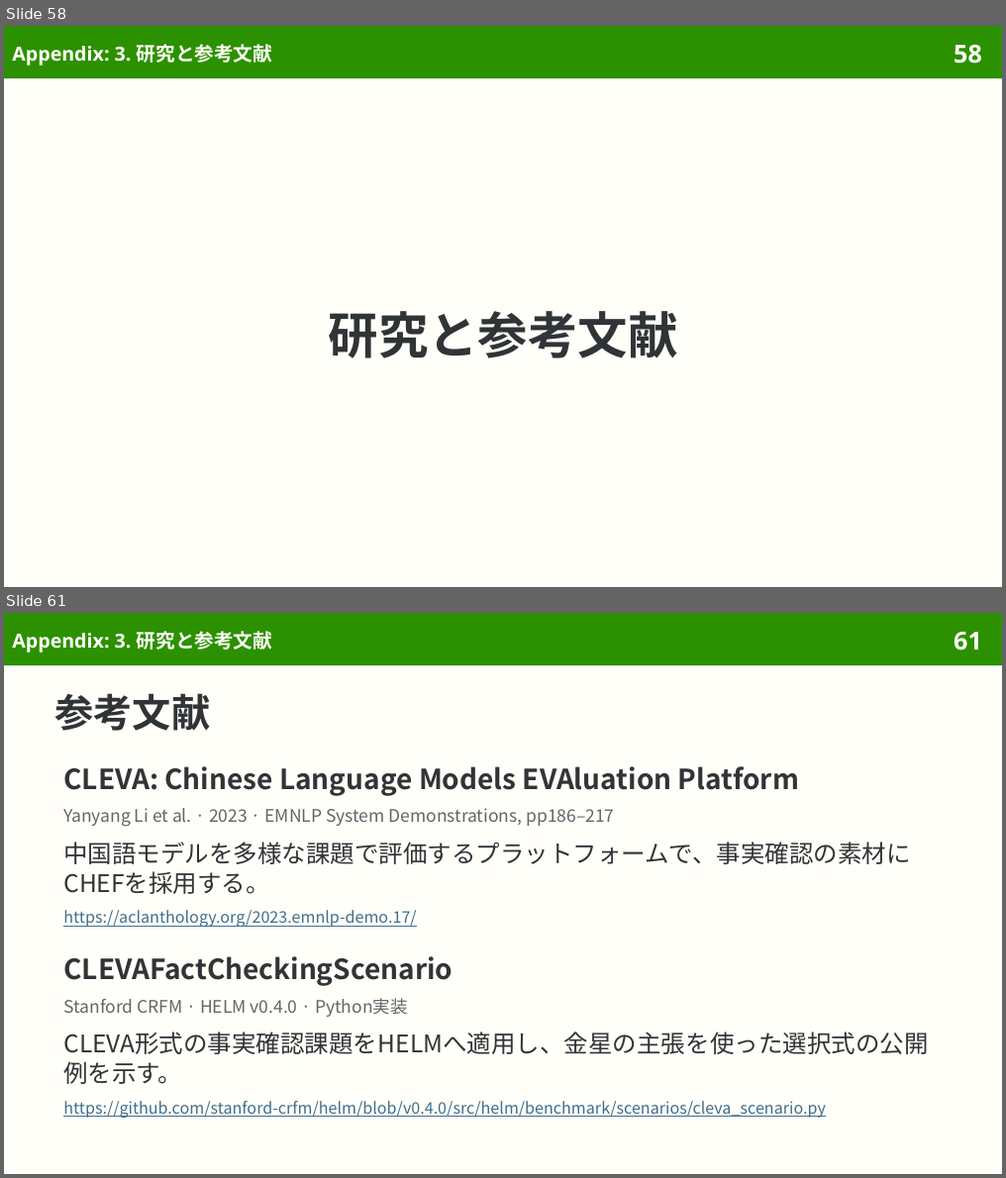
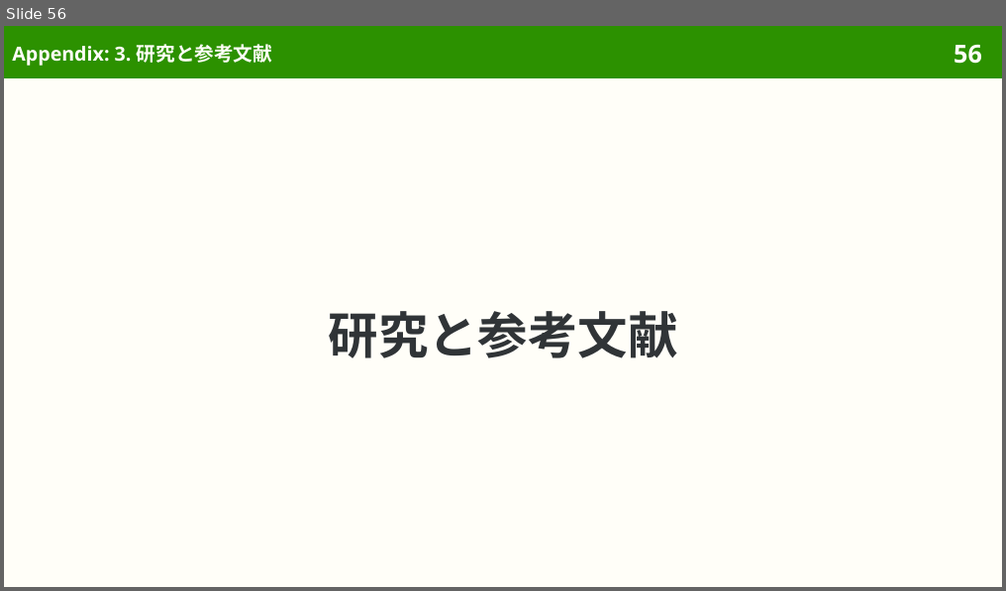
Before and after one commit to sasakiy84/datasets-in-10-minutes, a slide deck: slides/datasets-in-10-minutes-chef.pptx. Shown one above the other, each under a label of ours: slides 58 and 61 before the commit, slide 56 after it; the slides between them are not shown. The pictures are 1006x1178 and 1006x591 pixels, drawn with LibreOffice and Linux fonts; fonts in the diff are those of the drawing. Boxes give left, top, right and bottom in pixels: in the first picture for what was removed or moved away, otherwise in the second. Text is boxed around its words. In the diff, an @@ line names an element or a change of style, - is before the commit and + after.

Commit message:
Center CHEF on evidence-based checking and clarify currency units

```diff
--- a/slides/datasets-in-10-minutes-chef.pptx
+++ b/slides/datasets-in-10-minutes-chef.pptx
@@ slide 61 removed at bbox=[4, 613, 1002, 1174], background #FFFEF8; not listed: 2 template elements that a slide beside it also shows @@
@@ title removed at bbox=[12, 631, 272, 653] @@
-Appendix: 3. 研究と参考文献
@@ title removed at bbox=[55, 693, 211, 731] @@
-参考文献
@@ text removed at bbox=[63, 766, 799, 796] @@
-CLEVA: Chinese Language Models EVAluation Platform
@@ text removed at bbox=[63, 808, 615, 827] @@
-Yanyang Li et al. · 2023 · EMNLP System Demonstrations, pp186–217
@@ text removed at bbox=[63, 842, 910, 894] @@
-中国語モデルを多様な課題で評価するプラットフォームで、事実確認の素材にCHEFを採用する。
@@ text removed at bbox=[63, 910, 416, 927] @@
-https://aclanthology.org/2023.emnlp-demo.17/
@@ text removed at bbox=[63, 957, 452, 986] @@
-CLEVAFactCheckingScenario
@@ text removed at bbox=[63, 998, 408, 1017] @@
-Stanford CRFM · HELM v0.4.0 · Python実装
@@ text removed at bbox=[63, 1032, 928, 1084] @@
-CLEVA形式の事実確認課題をHELMへ適用し、金星の主張を使った選択式の公開例を示す。
@@ text removed at bbox=[63, 1101, 825, 1118] @@
-https://github.com/stanford-crfm/helm/blob/v0.4.0/src/helm/benchmark/scenarios/cleva_scenario.py
@@ what was slide 58 is now slide 56 @@
@@ page number at bbox=[953, 44, 982, 64]: text changed @@
-58
+56
```
Also in this commit, not shown: 7 slides changed, 2 other slides removed, 53 other files.
